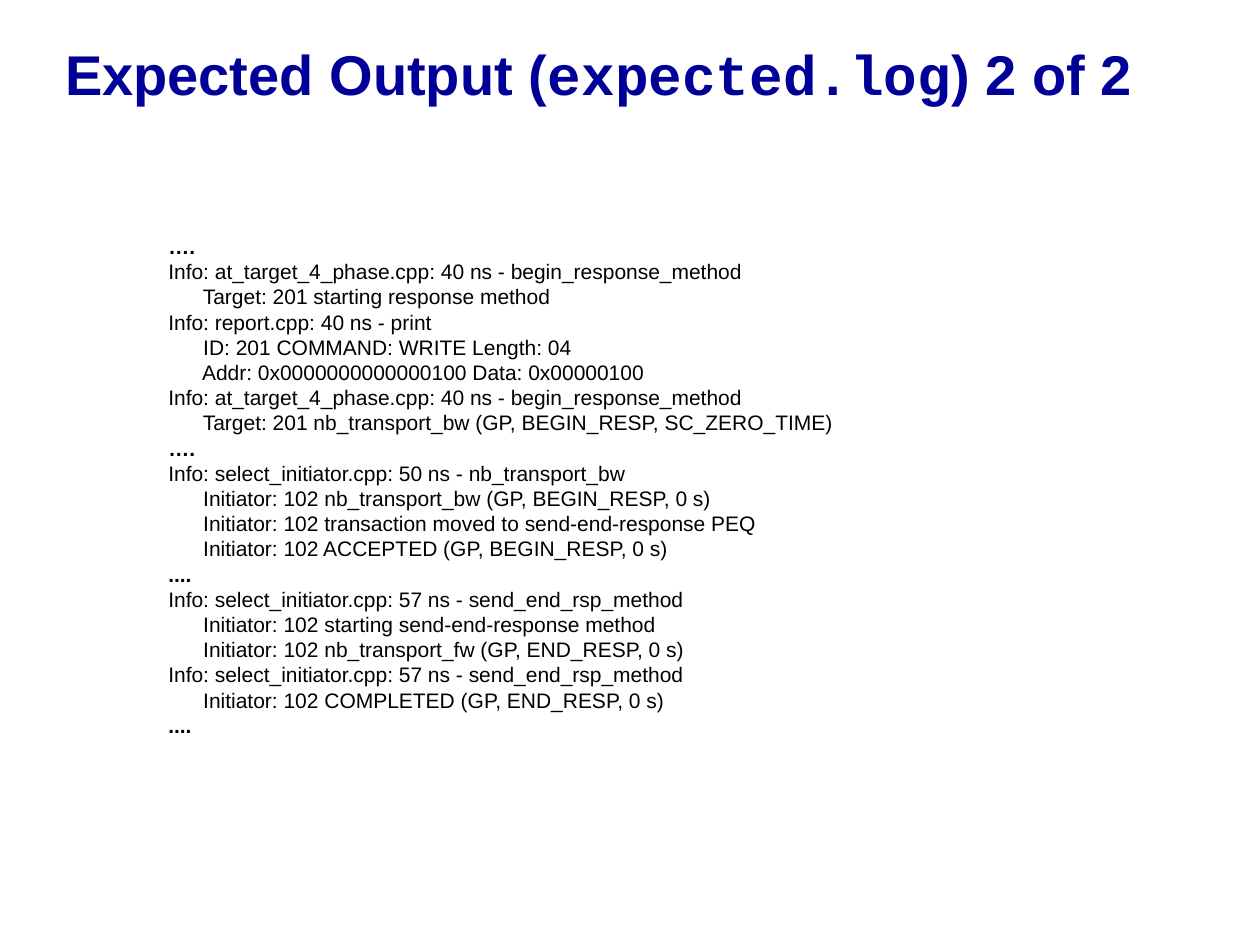
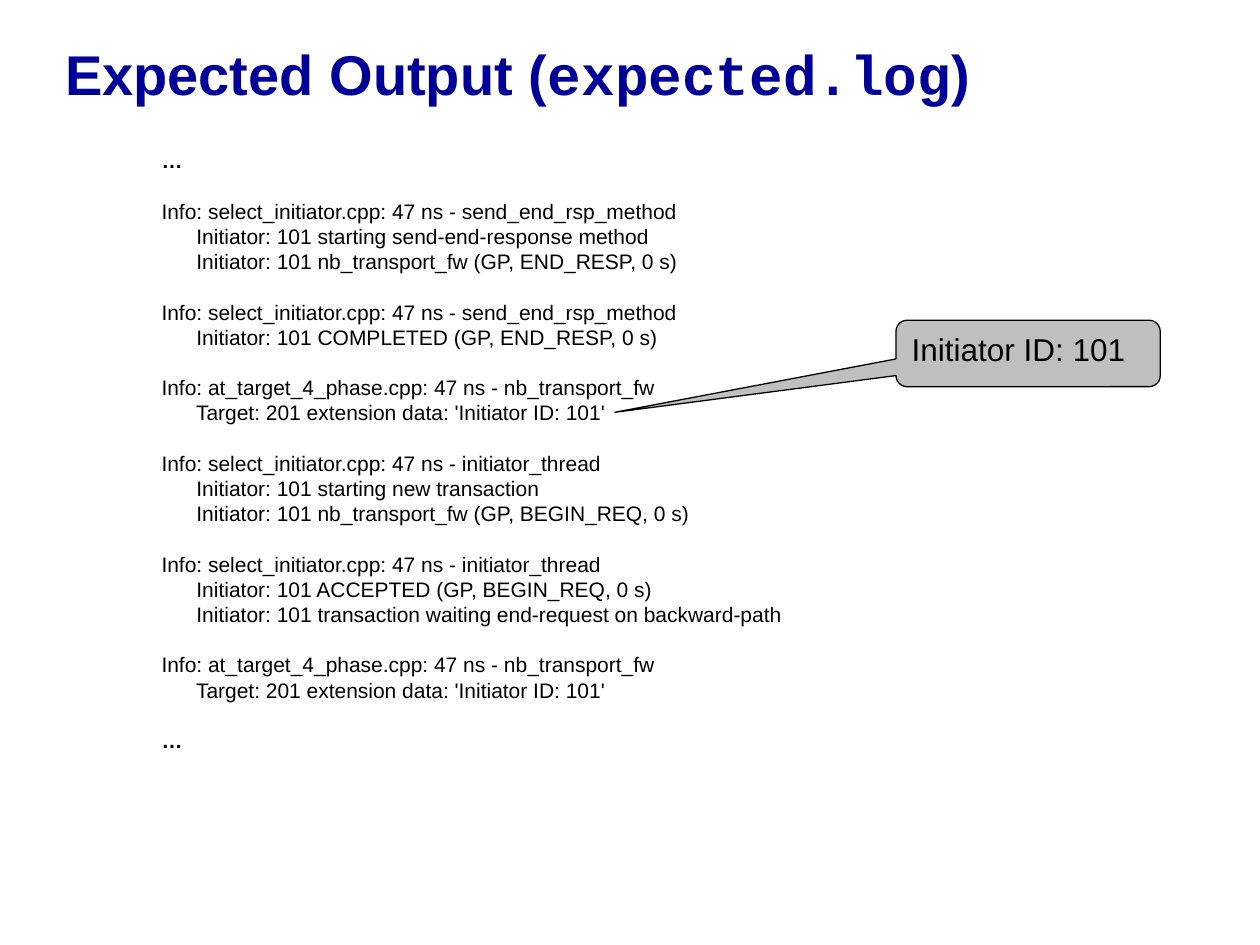
Before and after one commit to accellera-official/systemc, a slide deck: slide 6 of examples/tlm/at_extension_optional/docs/at_extension_optional_example.ppt (slide 7 before the commit). Drawn at 1260x945 pixels with LibreOffice and Linux fonts; fonts in the diff are those of the drawing; background and template pictures are left out. Boxes give left, top, right and bottom in pixels: in the first picture for what was removed or moved away, otherwise in the second. Text is boxed around its words. In the diff, an @@ line names an element or a change of style, - is before the commit and + after.

Commit message:
- updated extension examples PowerPoints

```diff
--- a/examples/tlm/at_extension_optional/docs/at_extension_optional_example.ppt
+++ b/examples/tlm/at_extension_optional/docs/at_extension_optional_example.ppt
@@ title at [65, 54, 970, 106]: text changed @@
-Expected Output (expected.log) 2 of 2
+Expected Output (expected.log)
@@ text at [162, 203, 781, 702]: text changed @@
-….
-Info: at_target_4_phase.cpp: 40 ns - begin_response_method
-Target: 201 starting response method
-Info: report.cpp: 40 ns - print
-ID: 201 COMMAND: WRITE Length: 04
-Addr: 0x0000000000000100 Data: 0x00000100
-Info: at_target_4_phase.cpp: 40 ns - begin_response_method
-Target: 201 nb_transport_bw (GP, BEGIN_RESP, SC_ZERO_TIME)
-….
-Info: select_initiator.cpp: 50 ns - nb_transport_bw
-Initiator: 102 nb_transport_bw (GP, BEGIN_RESP, 0 s)
-Initiator: 102 transaction moved to send-end-response PEQ
-Initiator: 102 ACCEPTED (GP, BEGIN_RESP, 0 s)
-....
-Info: select_initiator.cpp: 57 ns - send_end_rsp_method
-Initiator: 102 starting send-end-response method
-Initiator: 102 nb_transport_fw (GP, END_RESP, 0 s)
-Info: select_initiator.cpp: 57 ns - send_end_rsp_method
-Initiator: 102 COMPLETED (GP, END_RESP, 0 s)
-....
+…
+Info: select_initiator.cpp: 47 ns - send_end_rsp_method
+Initiator: 101 starting send-end-response method
+Initiator: 101 nb_transport_fw (GP, END_RESP, 0 s)
+Info: select_initiator.cpp: 47 ns - send_end_rsp_method
+Initiator: 101 COMPLETED (GP, END_RESP, 0 s)
+Info: at_target_4_phase.cpp: 47 ns - nb_transport_fw
+Target: 201 extension data: 'Initiator ID: 101'
+Info: select_initiator.cpp: 47 ns - initiator_thread
+Initiator: 101 starting new transaction
+Initiator: 101 nb_transport_fw (GP, BEGIN_REQ, 0 s)
+Info: select_initiator.cpp: 47 ns - initiator_thread
+Initiator: 101 ACCEPTED (GP, BEGIN_REQ, 0 s)
+Initiator: 101 transaction waiting end-request on backward-path
+Info: at_target_4_phase.cpp: 47 ns - nb_transport_fw
+Target: 201 extension data: 'Initiator ID: 101'
+…
@@ rounded speech box added at [896, 320, 1160, 387], fill #BFBFBF, outline #000000 0.74 pt, 18 pt, text #000000 @@
+Initiator ID: 101
```
Also in this commit, not shown: 7 other slides changed, 1 slide removed, 1 other file.
